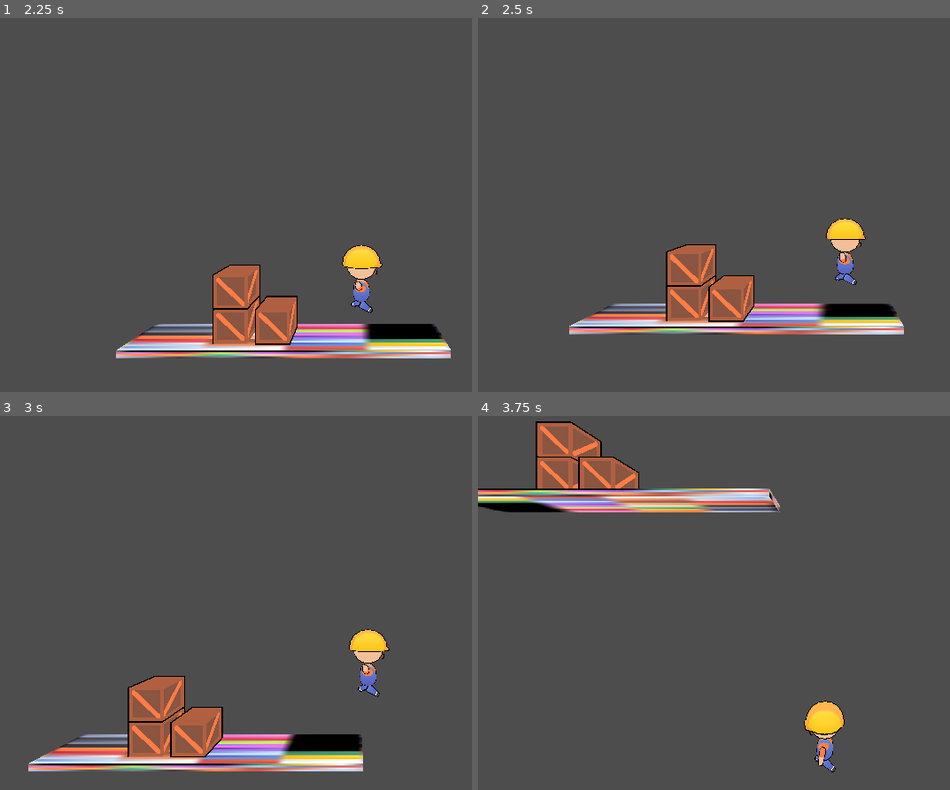
Above: before the commit, frames 1-4 (two rows, left to right).
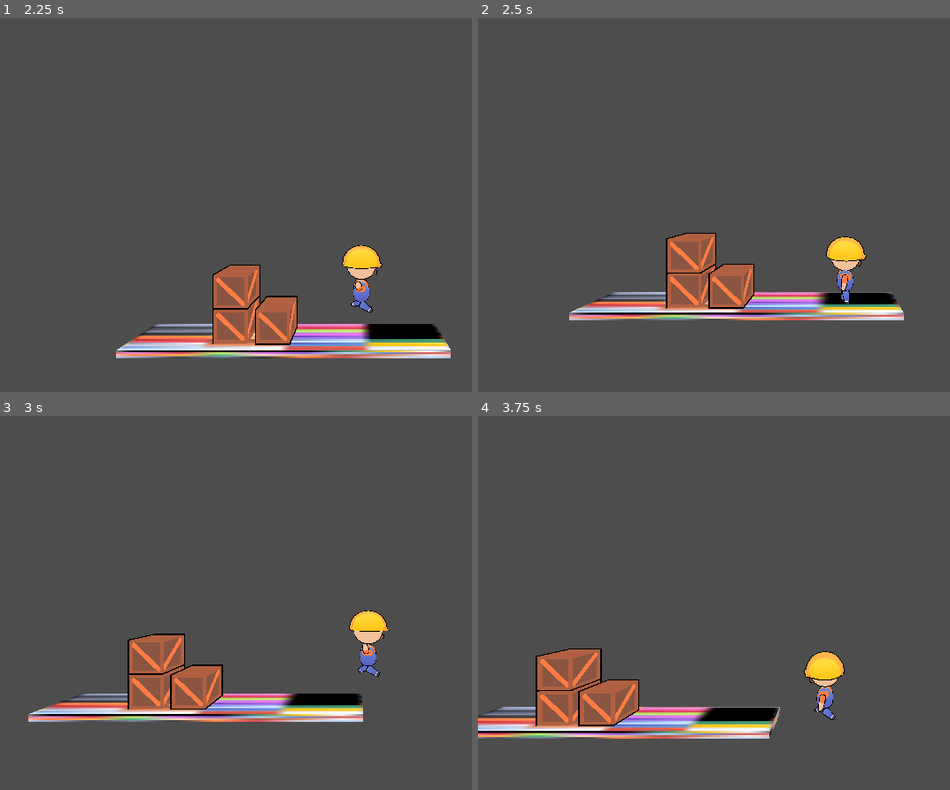
Above: after the commit, the same moments.

Repository: Pr4shantHere/Time-Loop-Source
Game: Godot game, scene res://scripts/main.tscn
Same seed, same stepped clock (60 frames per second), same inputs: the game is played once before the commit and once after it. The project has no main scene, so this scene is started directly.
Inputs:
- Up to frame 1 (2.25 s): hold Right (Right) 0.53-1.28 s; hold Space (Jump) 0.53-1.28 s; hold Left (Left) 1.28-2.03 s; tap Space (Jump) at 1.35, 1.52, 1.82 s; hold Right (Right) from 2.03 s (still down); hold Space (Jump) from 2.03 s (still down)
- Up to frame 2 (2.5 s): keep holding Right (Right); keep holding Space (Jump)
- Up to frame 3 (3 s): keep holding Right (Right); release Space (Jump) at 2.78 s; tap Space (Jump) at 2.85 s
- Up to frame 4 (3.75 s): tap Space (Jump) at 3.02, 3.32 s; release Right (Right) at 3.53 s; hold Left (Left) from 3.53 s (still down); hold Space (Jump) from 3.53 s (still down)

Frame 1 is identical in both runs. In frame 2, 9.7% of the frame differs, in the area x 19-91%, y 53-85%; in frame 3, 15%; in frame 4, 16%, in the area x 0-78%, y 1-96%.
Error after the commit: Invalid access to property or key 'reset' on a base object of type 'Node3D'. (res://scripts/resetobject.gd:10)

Commit message:
Better jump buffering I swear this is the last one

Diff:
--- /dev/null
+++ b/scenes/isthismainmenu.tscn
@@ -0,0 +1,60 @@
+[gd_scene load_steps=7 format=3 uid="uid://8pr4hfyetyte"]
+
+[ext_resource type="PackedScene" uid="uid://c70cn6y48w07a" path="res://scenes/root.tscn" id="1_wnsjo"]
+[ext_resource type="Material" uid="uid://brluoqwh1u6ob" path="res://mat_coloronly_AllInOne.tres" id="2_611ke"]
+[ext_resource type="PackedScene" uid="uid://dfwrtg20nm80v" path="res://scenes/crate.tscn" id="3_gvgml"]
+[ext_resource type="PackedScene" uid="uid://bkge6ci8anka" path="res://scripts/character.tscn" id="4_njarr"]
+[ext_resource type="PackedScene" uid="uid://c5vdidva7u6d1" path="res://scenes/camera.tscn" id="5_15owt"]
+[ext_resource type="Script" uid="uid://b6srrjmtfmesa" path="res://scripts/camfollow.gd" id="6_t6in1"]
+
+[node name="Root" instance=ExtResource("1_wnsjo")]
+
+[node name="LoopTimer" parent="." index="0"]
+wait_time = 10.0
+autostart = true
+
+[node name="Level" type="Node3D" parent="." index="1"]
+
+[node name="Prototype" type="Node3D" parent="Level" index="0"]
+
+[node name="CSGBox3D" type="CSGBox3D" parent="Level/Prototype" index="0"]
+transform = Transform3D(1, 0, 0, 0, 1, 0, 0, 0, 1, -2.88647, 0, 0.0270996)
+use_collision = true
+size = Vector3(17.5161, 0.418213, 2.77783)
+material = ExtResource("2_611ke")
+
+[node name="Crate" parent="Level/Prototype" index="1" instance=ExtResource("3_gvgml")]
+transform = Transform3D(1, 0, 0, 0, 1, 0, 0, 0, 1, -3.616, 1.175, 0)
+axis_lock_linear_z = true
+axis_lock_angular_x = true
+axis_lock_angular_y = true
+axis_lock_angular_z = true
+mass = 15.0
+physics_material_override = null
+
+[node name="Crate2" parent="Level/Prototype" index="2" instance=ExtResource("3_gvgml")]
+transform = Transform3D(1, 0, 0, 0, 1, 0, 0, 0, 1, -5.92288, 1.175, 0)
+axis_lock_linear_z = true
+axis_lock_angular_x = true
+axis_lock_angular_y = true
+axis_lock_angular_z = true
+mass = 15.0
+physics_material_override = null
+
+[node name="Crate3" parent="Level/Prototype" index="3" instance=ExtResource("3_gvgml")]
+transform = Transform3D(1, 0, 0, 0, 1, 0, 0, 0, 1, -5.92288, 3.8035, 0)
+axis_lock_linear_z = true
+axis_lock_angular_x = true
+axis_lock_angular_y = true
+axis_lock_angular_z = true
+mass = 15.0
+physics_material_override = null
+
+[node name="Character" parent="." index="2" instance=ExtResource("4_njarr")]
+transform = Transform3D(1, 0, 0, 0, 1, 0, 0, 0, 1, 0, 1.22327, 0)
+SPEED = 400
+JUMPSPEED = 850
+COYOTETIMER = 0.02
+
+[node name="Camera" parent="." index="3" instance=ExtResource("5_15owt")]
+script = ExtResource("6_t6in1")
--- /dev/null
+++ b/scenes/root.tscn
@@ -0,0 +1,10 @@
+[gd_scene load_steps=2 format=3 uid="uid://c70cn6y48w07a"]
+
+[ext_resource type="Script" uid="uid://dj0nrpothuktk" path="res://scripts/global.gd" id="1_j5px3"]
+
+[node name="Root" type="Node3D"]
+script = ExtResource("1_j5px3")
+
+[node name="LoopTimer" type="Timer" parent="."]
+
+[connection signal="timeout" from="LoopTimer" to="." method="_on_loop_timer_timeout"]
--- a/scripts/character.gd
+++ b/scripts/character.gd
@@ -63,7 +63,7 @@
 		gravity_scale = 3
 		jumpCount = 1
 
-	if $JumpBufferingCheck.is_colliding():
+	if $JumpBufferingCheck.is_colliding() && round(linear_velocity.y) < 2:
 		jumpInputCheck = true
 	else:
 		jumpInputCheck = false
@@ -82,7 +82,8 @@
 	if jumpInputCheck == true or canCoyoteJump == true:
 		if event.is_action_pressed("Jump"):
 			canJump = true
-
+	#if event.is_action_pressed("Jump"):
+		#print("jumpBUffer: ", jumpInputCheck)
 
 func Jump(delta):
 	jumpCount = 1
--- a/scripts/character.tscn
+++ b/scripts/character.tscn
@@ -40,7 +40,7 @@
 
 [node name="JumpBufferingCheck" type="RayCast3D" parent="."]
 transform = Transform3D(1, 0, 0, 0, 1, 0, 0, 0, 1, 0, -0.483451, 0)
-target_position = Vector3(0, -2.12, 0)
+target_position = Vector3(0, -2.5, 0)
 
 [node name="CollisionCheck" type="RayCast3D" parent="."]
 transform = Transform3D(1, 0, 0, 0, -4.37114e-08, 1, 0, -1, -4.37114e-08, 0, 0, 0.146071)
--- a/scripts/global.gd
+++ b/scripts/global.gd
@@ -4,10 +4,13 @@
 
 func _process(delta: float) -> void:
 	if reset == true:
-		$Timer.start()
+		$LoopTimer.start()
 		reset = false
 
 
 func _on_timer_timeout() -> void:
 	reset = true
-	print(reset)
+
+
+func _on_loop_timer_timeout() -> void:
+	reset = true
--- a/scripts/main.tscn
+++ b/scripts/main.tscn
@@ -1,14 +1,12 @@
-[gd_scene load_steps=7 format=3 uid="uid://dirtnhoy8lt7t"]
+[gd_scene load_steps=6 format=3 uid="uid://dirtnhoy8lt7t"]
 
 [ext_resource type="PackedScene" uid="uid://dfwrtg20nm80v" path="res://scenes/crate.tscn" id="1_0aq6d"]
 [ext_resource type="Material" uid="uid://brluoqwh1u6ob" path="res://mat_coloronly_AllInOne.tres" id="1_irwmq"]
-[ext_resource type="Script" uid="uid://dj0nrpothuktk" path="res://scripts/global.gd" id="1_kv812"]
 [ext_resource type="PackedScene" uid="uid://bkge6ci8anka" path="res://scripts/character.tscn" id="1_q753v"]
 [ext_resource type="PackedScene" uid="uid://c5vdidva7u6d1" path="res://scenes/camera.tscn" id="4_hakmx"]
 [ext_resource type="Script" uid="uid://b6srrjmtfmesa" path="res://scripts/camfollow.gd" id="5_0nr8p"]
 
 [node name="Main" type="Node3D"]
-script = ExtResource("1_kv812")
 
 [node name="Level" type="Node3D" parent="."]
 
@@ -55,9 +53,3 @@
 
 [node name="Camera" parent="." instance=ExtResource("4_hakmx")]
 script = ExtResource("5_0nr8p")
-
-[node name="Timer" type="Timer" parent="."]
-wait_time = 10.0
-autostart = true
-
-[connection signal="timeout" from="Timer" to="." method="_on_timer_timeout"]
